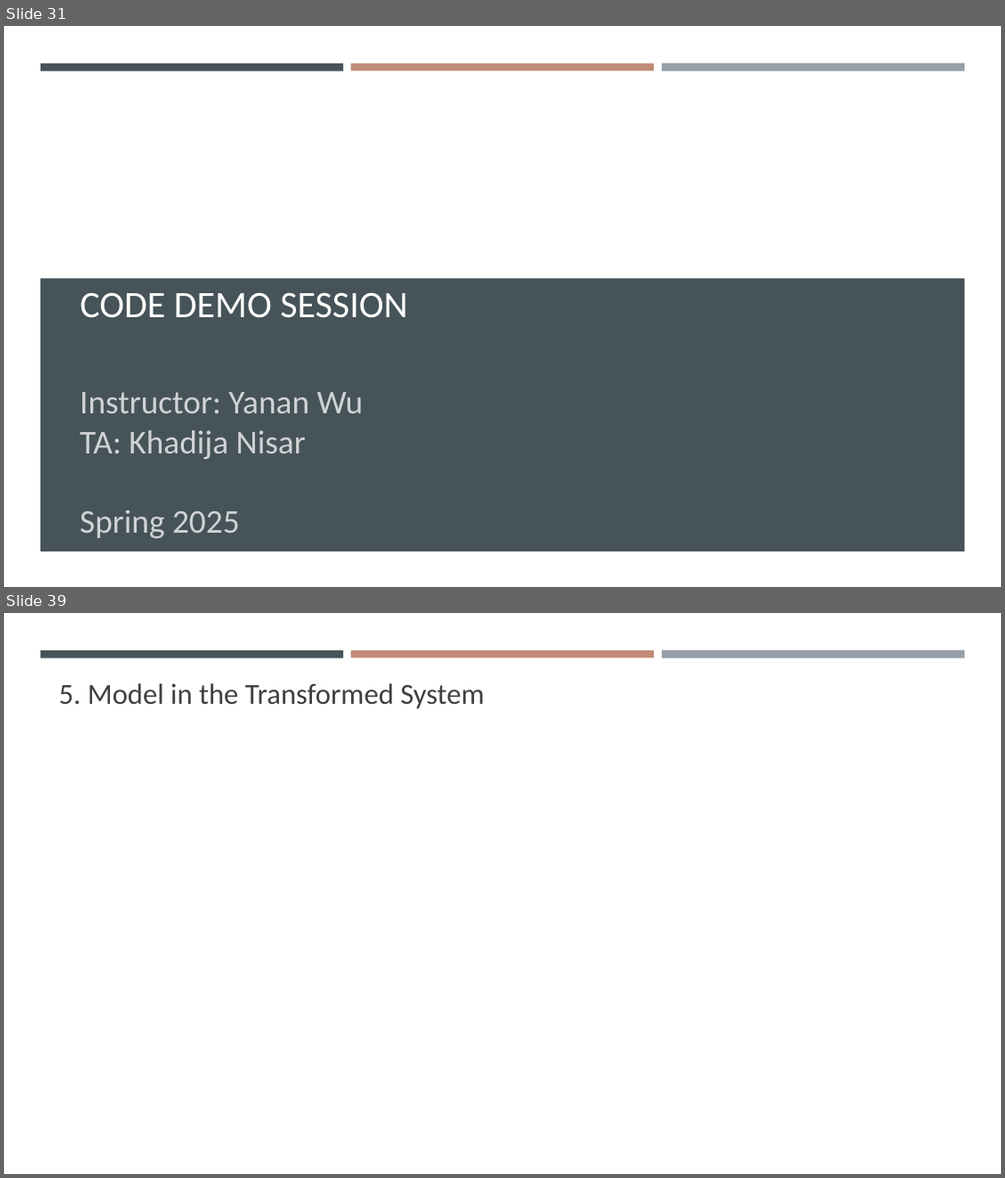
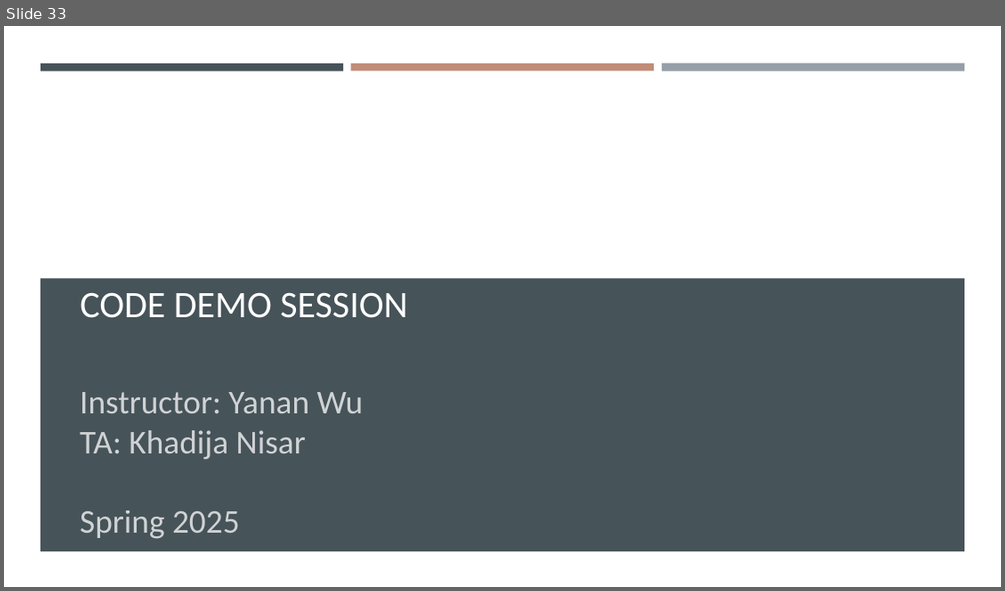
Before and after one commit to gisynw/geog-247, a slide deck: docs/Lectures/Week04/Week04_BivariateRegression.pptx. Shown one above the other, each under a label of ours: slides 31 and 39 before the commit, slide 33 after it; the slides between them are not shown. The pictures are 1005x1178 and 1005x591 pixels, drawn with LibreOffice and Linux fonts; fonts in the diff are those of the drawing; grey boxes stand for pictures; background and template pictures are left out. Boxes give left, top, right and bottom in pixels: in the first picture for what was removed or moved away, otherwise in the second. Text is boxed around its words. In the diff, an @@ line names an element or a change of style, - is before the commit and + after.

```diff
--- a/docs/Lectures/Week04/Week04_BivariateRegression.pptx
+++ b/docs/Lectures/Week04/Week04_BivariateRegression.pptx
@@ slide 39 removed at bbox=[4, 613, 1001, 1174], background #FFFFFF; not listed: 3 template elements that a slide beside it also shows @@
@@ text removed at bbox=[59, 683, 484, 709] @@
-5. Model in the Transformed System
@@ what was slide 31 is now slide 33 @@
```
Also in this commit, not shown: 7 slides changed, 4 slides added, 8 other slides removed, 10 other files.
